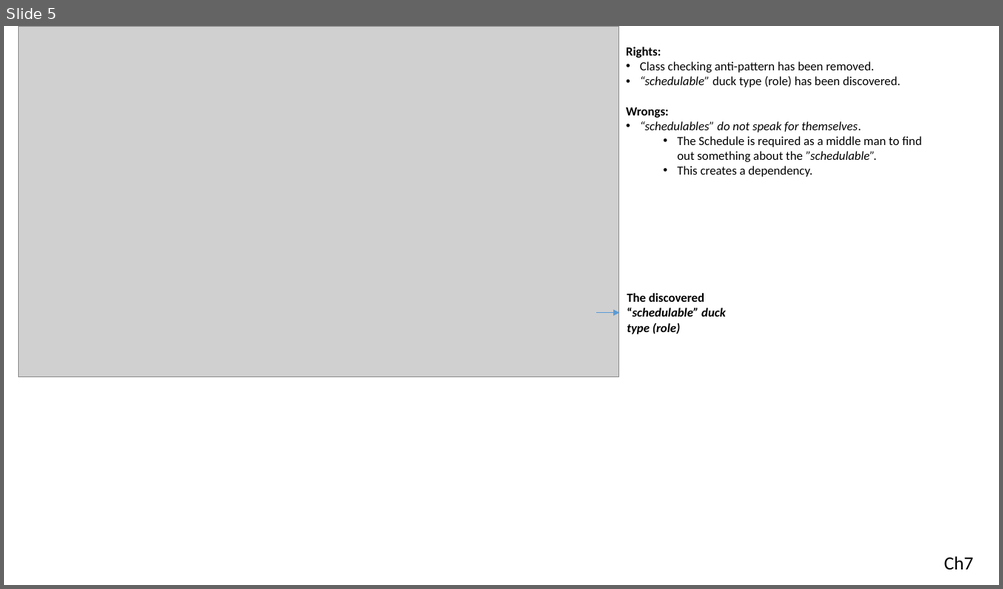
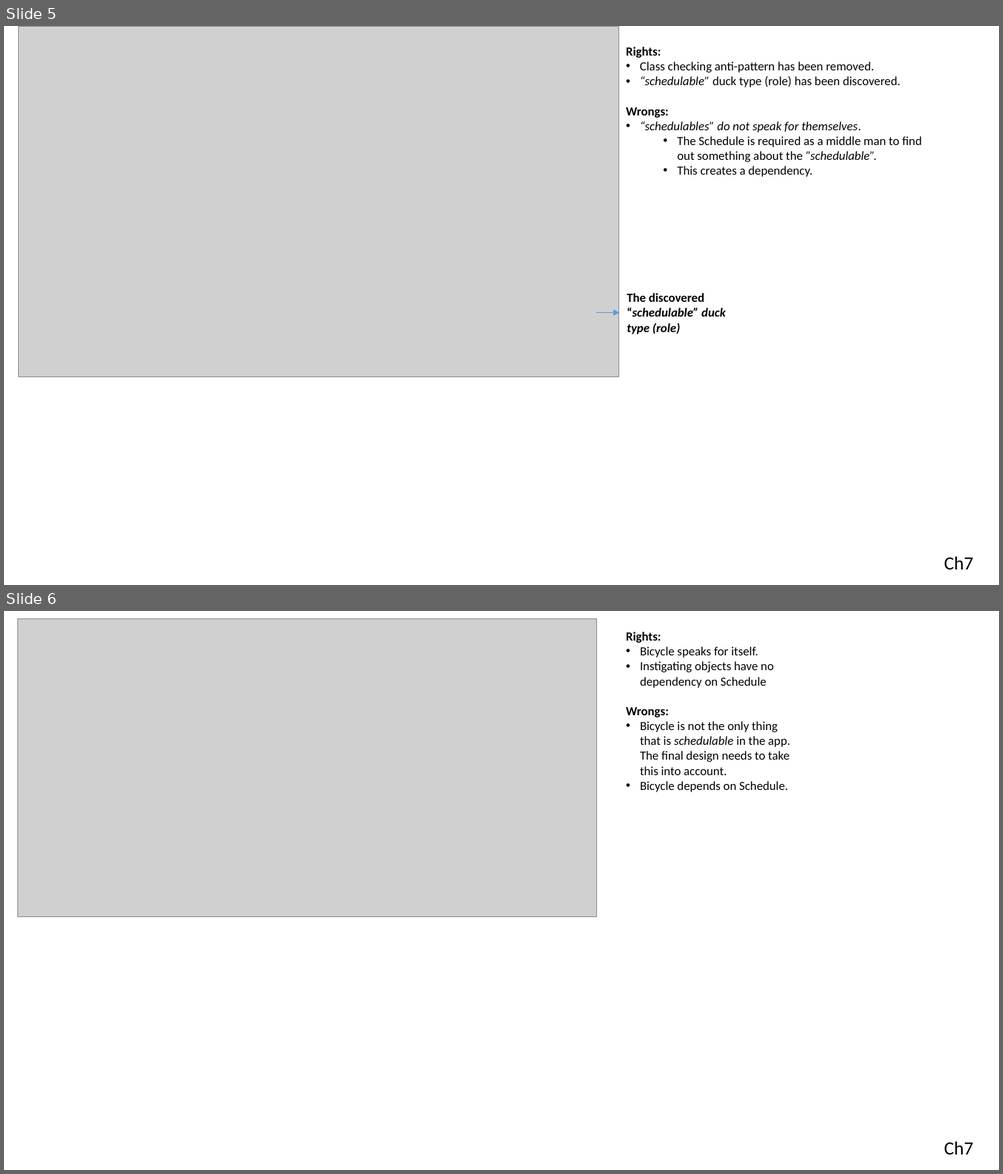
Before and after one commit to serodriguez68/poodr-notes, a slide deck: images_editables/poodr_image_editables.pptx. Shown one above the other, each under a label of ours: slide 5 before the commit, slides 5 and 6 after it. The pictures are 1003x589 and 1003x1174 pixels, drawn with LibreOffice and Linux fonts; fonts in the diff are those of the drawing; grey boxes stand for pictures. Boxes give left, top, right and bottom in pixels: in the first picture for what was removed or moved away, otherwise in the second. Text is boxed around its words. In the diff, an @@ line names an element or a change of style, - is before the commit and + after.

```diff
--- a/images_editables/poodr_image_editables.pptx
+++ b/images_editables/poodr_image_editables.pptx
@@ slide 6 added at (4, 611, 999, 1170), background #FFFFFF @@
@@ picture added at (17, 619, 597, 917) @@
@@ text added at (626, 632, 790, 792), 12 pt, text #000000 @@
+Rights:
+• Bicycle speaks for itself.
+• Instigating objects have no dependency on Schedule
+Wrongs:
+• Bicycle is not the only thing that is schedulable in the app. The final design needs to take this into account.
+• Bicycle depends on Schedule.
@@ text added at (944, 1142, 973, 1155), 18 pt, text #000000 @@
+Ch7
```
Also in this commit, not shown: 2 other slides added, 3 other files.
